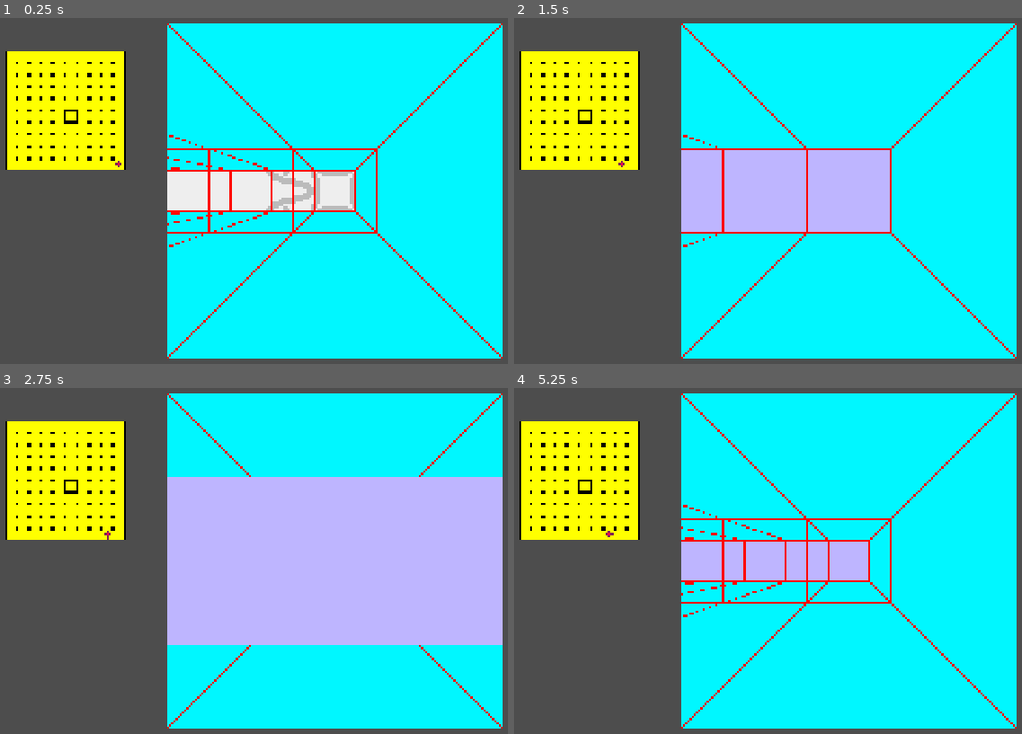
Above: before the commit, frames 1-4 (two rows, left to right).
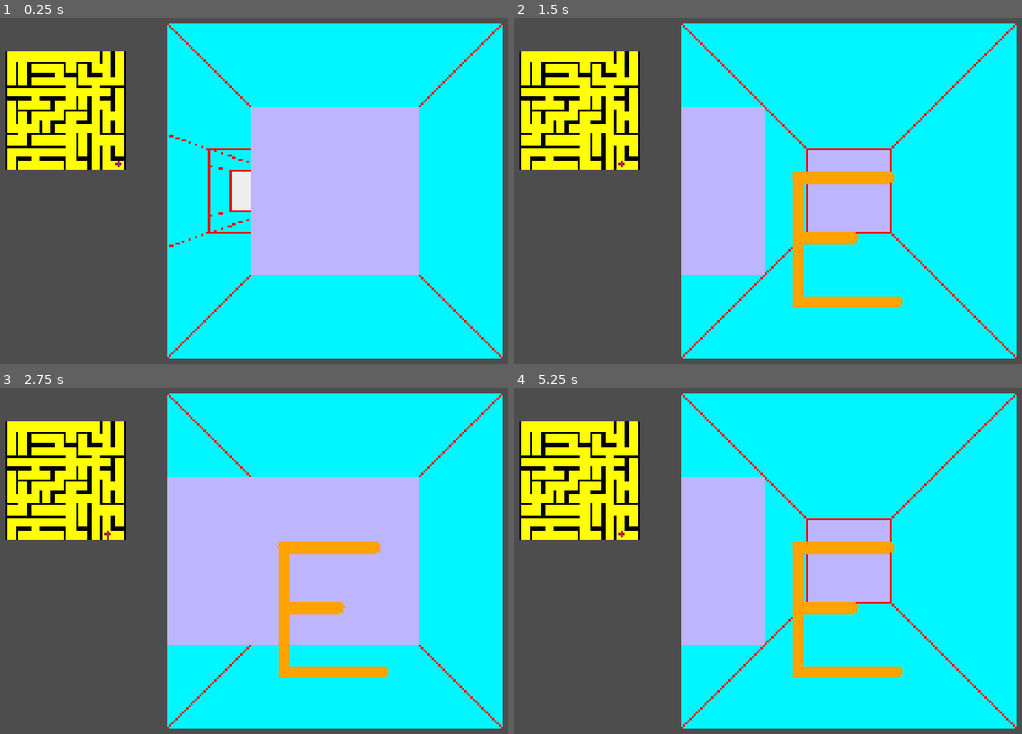
Above: after the commit, the same moments.

Repository: sym-z/arm-to-the-teeth
Game: Godot game, scene res://scenes/testing_level/testing_level.tscn
Two runs of this game, one before a commit and one after it. Both use one fixed random seed, a clock stepped at 60 frames per second and the inputs below. The project has no main scene, so this scene is started directly.
Inputs:
- Up to frame 1 (0.25 s): no input
- Up to frame 2 (1.5 s): hold D (turn_right) 0.53-1.28 s; tap Enter at 1.25 s; hold S (move_back) from 1.28 s (still down)
- Up to frame 3 (2.75 s): tap Space at 2 s; release S (move_back) at 2.03 s; hold D (turn_right) from 2.03 s (still down)
- Up to frame 4 (5.25 s): tap Enter at 2.75, 4.25 s; release D (turn_right) at 2.78 s; hold W (move_forward) 2.78-3.53 s; tap Space at 3.5, 5 s; hold A (turn_left) 3.53-5.03 s; hold S (move_back) from 5.03 s (still down)

The runs differ from the first frame. In frame 1, 19% of the frame differs, in the area x 1-83%, y 9-75%; in frame 2, 9.6%; in frame 3, 12%; in frame 4, 13%.

Commit message:
ordering seems to be done for d2

Diff:
--- a/src/prefabs/dungeon_viewport/dungeon_viewport.gd
+++ b/src/prefabs/dungeon_viewport/dungeon_viewport.gd
@@ -37,14 +37,17 @@
 @export var d2_ff_right_center : AnimatedSprite2D
 @export var d2_fff_right : AnimatedSprite2D
 
+signal refresh_ordering
 #func _on_map_map_generated():
 	#refresh_viewport_2()
 
 func _on_player_change_facing():
 	refresh_viewport_2()
+	refresh_ordering.emit()
 
 func _on_player_change_position():
 	refresh_viewport_2()
+	refresh_ordering.emit()
 
 func _on_map_map_filled():
 	refresh_viewport_2()
--- a/src/prefabs/dungeon_viewport/dungeon_viewport.tscn
+++ b/src/prefabs/dungeon_viewport/dungeon_viewport.tscn
@@ -1023,10 +1023,13 @@
 position = Vector2(624, 540)
 sprite_frames = SubResource("SpriteFrames_r04a5")
 
-[node name="Contents" type="AnimatedSprite2D" parent="Distance 2/Farther Left Center Wall"]
+[node name="Contents" type="AnimatedSprite2D" parent="Distance 2/Farther Left Center Wall" node_paths=PackedStringArray("wall_to_check", "root_parent")]
 visible = false
 sprite_frames = SubResource("SpriteFrames_gv4ay")
 animation = &"exit"
+script = ExtResource("14_2bd64")
+wall_to_check = NodePath("../../Farther Left Wall")
+root_parent = NodePath("../../..")
 
 [node name="Farther Left Wall" type="AnimatedSprite2D" parent="Distance 2"]
 position = Vector2(597, 540)
@@ -1036,10 +1039,13 @@
 position = Vector2(736, 540)
 sprite_frames = SubResource("SpriteFrames_ruofl")
 
-[node name="Contents" type="AnimatedSprite2D" parent="Distance 2/Far Left Center Wall"]
+[node name="Contents" type="AnimatedSprite2D" parent="Distance 2/Far Left Center Wall" node_paths=PackedStringArray("wall_to_check", "root_parent")]
 visible = false
 sprite_frames = SubResource("SpriteFrames_nlr2u")
 animation = &"exit"
+script = ExtResource("14_2bd64")
+wall_to_check = NodePath("../../Far Left Wall")
+root_parent = NodePath("../../..")
 
 [node name="Far Left Wall" type="AnimatedSprite2D" parent="Distance 2"]
 position = Vector2(707, 540)
@@ -1049,22 +1055,25 @@
 position = Vector2(848, 540)
 sprite_frames = SubResource("SpriteFrames_v4nab")
 
-[node name="Contents" type="AnimatedSprite2D" parent="Distance 2/Left Center Wall"]
+[node name="Contents" type="AnimatedSprite2D" parent="Distance 2/Left Center Wall" node_paths=PackedStringArray("wall_to_check", "root_parent")]
 visible = false
 position = Vector2(0, 24)
 sprite_frames = SubResource("SpriteFrames_nmgve")
 animation = &"exit"
+script = ExtResource("14_2bd64")
+wall_to_check = NodePath("../../Left Wall")
+root_parent = NodePath("../../..")
 
 [node name="Left Wall" type="AnimatedSprite2D" parent="Distance 2"]
 position = Vector2(876, 540)
 sprite_frames = SubResource("SpriteFrames_74po6")
+frame = 2
 
 [node name="Center Wall" type="AnimatedSprite2D" parent="Distance 2"]
 position = Vector2(960, 540)
 sprite_frames = SubResource("SpriteFrames_nppqe")
 
 [node name="Contents" type="AnimatedSprite2D" parent="Distance 2/Center Wall"]
-visible = false
 position = Vector2(1, 28)
 sprite_frames = SubResource("SpriteFrames_4tto7")
 animation = &"exit"
@@ -1073,11 +1082,14 @@
 position = Vector2(1072, 540)
 sprite_frames = SubResource("SpriteFrames_hys4q")
 
-[node name="Contents" type="AnimatedSprite2D" parent="Distance 2/Right Center Wall"]
+[node name="Contents" type="AnimatedSprite2D" parent="Distance 2/Right Center Wall" node_paths=PackedStringArray("wall_to_check", "root_parent")]
 visible = false
 position = Vector2(-2, 28)
 sprite_frames = SubResource("SpriteFrames_orjpd")
 animation = &"exit"
+script = ExtResource("14_2bd64")
+wall_to_check = NodePath("../../Right Wall")
+root_parent = NodePath("../../..")
 
 [node name="Right Wall" type="AnimatedSprite2D" parent="Distance 2"]
 position = Vector2(1044, 540)
@@ -1089,21 +1101,27 @@
 sprite_frames = SubResource("SpriteFrames_dyxka")
 flip_h = true
 
-[node name="Contents" type="AnimatedSprite2D" parent="Distance 2/Far Right Center Wall"]
+[node name="Contents" type="AnimatedSprite2D" parent="Distance 2/Far Right Center Wall" node_paths=PackedStringArray("wall_to_check", "root_parent")]
 visible = false
 position = Vector2(1, 0)
 sprite_frames = SubResource("SpriteFrames_0fugf")
 animation = &"exit"
+script = ExtResource("14_2bd64")
+wall_to_check = NodePath("../../Far Right Wall")
+root_parent = NodePath("../../..")
 
 [node name="Farther Right Center Wall" type="AnimatedSprite2D" parent="Distance 2"]
 position = Vector2(1296, 540)
 sprite_frames = SubResource("SpriteFrames_3gdbf")
 flip_h = true
 
-[node name="Contents" type="AnimatedSprite2D" parent="Distance 2/Farther Right Center Wall"]
+[node name="Contents" type="AnimatedSprite2D" parent="Distance 2/Farther Right Center Wall" node_paths=PackedStringArray("wall_to_check", "root_parent")]
 visible = false
 sprite_frames = SubResource("SpriteFrames_tsqxy")
 animation = &"exit"
+script = ExtResource("14_2bd64")
+wall_to_check = NodePath("../../Farther Right Wall")
+root_parent = NodePath("../../..")
 
 [node name="Farthest Right Wall" type="AnimatedSprite2D" parent="Distance 2"]
 position = Vector2(1380, 540)
@@ -1131,13 +1149,14 @@
 position = Vector2(736, 540)
 sprite_frames = SubResource("SpriteFrames_hwm0v")
 
-[node name="Contents" type="AnimatedSprite2D" parent="Distance 1/Left Center Wall" node_paths=PackedStringArray("wall_to_check")]
+[node name="Contents" type="AnimatedSprite2D" parent="Distance 1/Left Center Wall" node_paths=PackedStringArray("wall_to_check", "root_parent")]
 visible = false
 position = Vector2(-2, 69)
 sprite_frames = SubResource("SpriteFrames_5csd1")
 animation = &"exit"
 script = ExtResource("14_2bd64")
 wall_to_check = NodePath("../../Left Wall")
+root_parent = NodePath("../../..")
 
 [node name="Left Wall" type="AnimatedSprite2D" parent="Distance 1"]
 position = Vector2(792, 540)
@@ -1148,7 +1167,6 @@
 sprite_frames = SubResource("SpriteFrames_x06gq")
 
 [node name="Contents" type="AnimatedSprite2D" parent="Distance 1/Center Wall"]
-visible = false
 position = Vector2(-4, 75)
 sprite_frames = SubResource("SpriteFrames_b80o7")
 animation = &"exit"
@@ -1157,13 +1175,14 @@
 position = Vector2(1184, 540)
 sprite_frames = SubResource("SpriteFrames_b4v8s")
 
-[node name="Contents" type="AnimatedSprite2D" parent="Distance 1/Right Center Wall" node_paths=PackedStringArray("wall_to_check")]
+[node name="Contents" type="AnimatedSprite2D" parent="Distance 1/Right Center Wall" node_paths=PackedStringArray("wall_to_check", "root_parent")]
 visible = false
 position = Vector2(-4, 75)
 sprite_frames = SubResource("SpriteFrames_blei6")
 animation = &"exit"
 script = ExtResource("14_2bd64")
 wall_to_check = NodePath("../../Right Wall")
+root_parent = NodePath("../../..")
 
 [node name="Right Wall" type="AnimatedSprite2D" parent="Distance 1"]
 position = Vector2(1128, 540)
--- a/src/scripts/content.gd
+++ b/src/scripts/content.gd
@@ -1,10 +1,11 @@
 extends AnimatedSprite2D
 @export var wall_to_check : AnimatedSprite2D
-
+@export var root_parent : Node2D
 
 # Called when the node enters the scene tree for the first time.
 func _ready():
 	wall_to_check.connect("frame_changed", adjust_ordering)
+	root_parent.connect("refresh_ordering", adjust_ordering)
 	pass # Replace with function body.
 
 func adjust_ordering():
--- a/src/scripts/globals.gd
+++ b/src/scripts/globals.gd
@@ -1,6 +1,6 @@
 extends Node
 
-var debug : bool = true
+var debug : bool = false
 
 const NORTH : int = 8
 const SOUTH : int = 4
